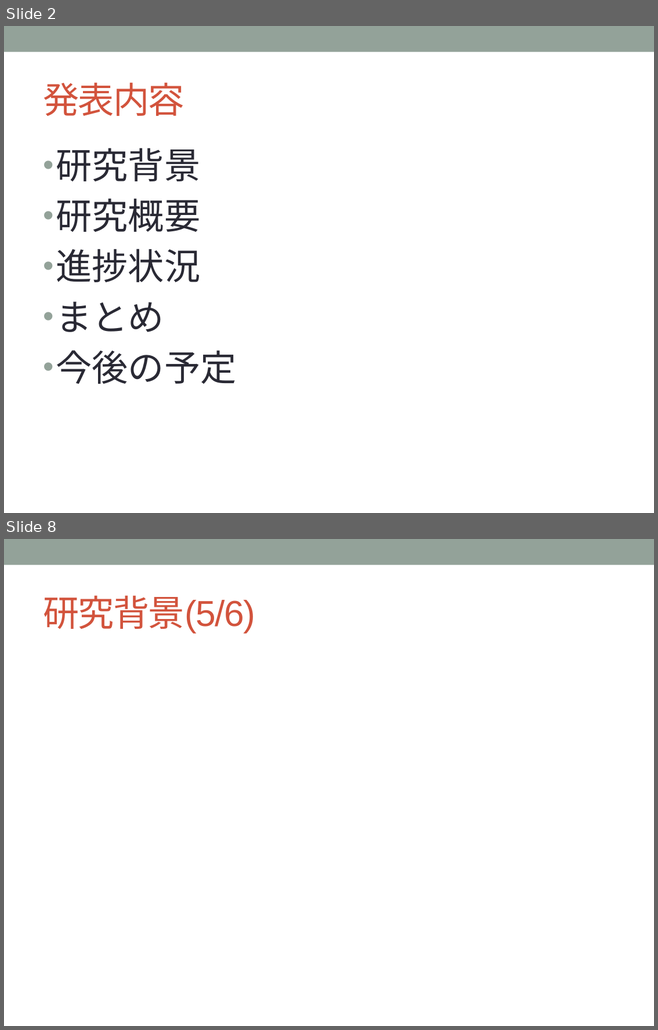
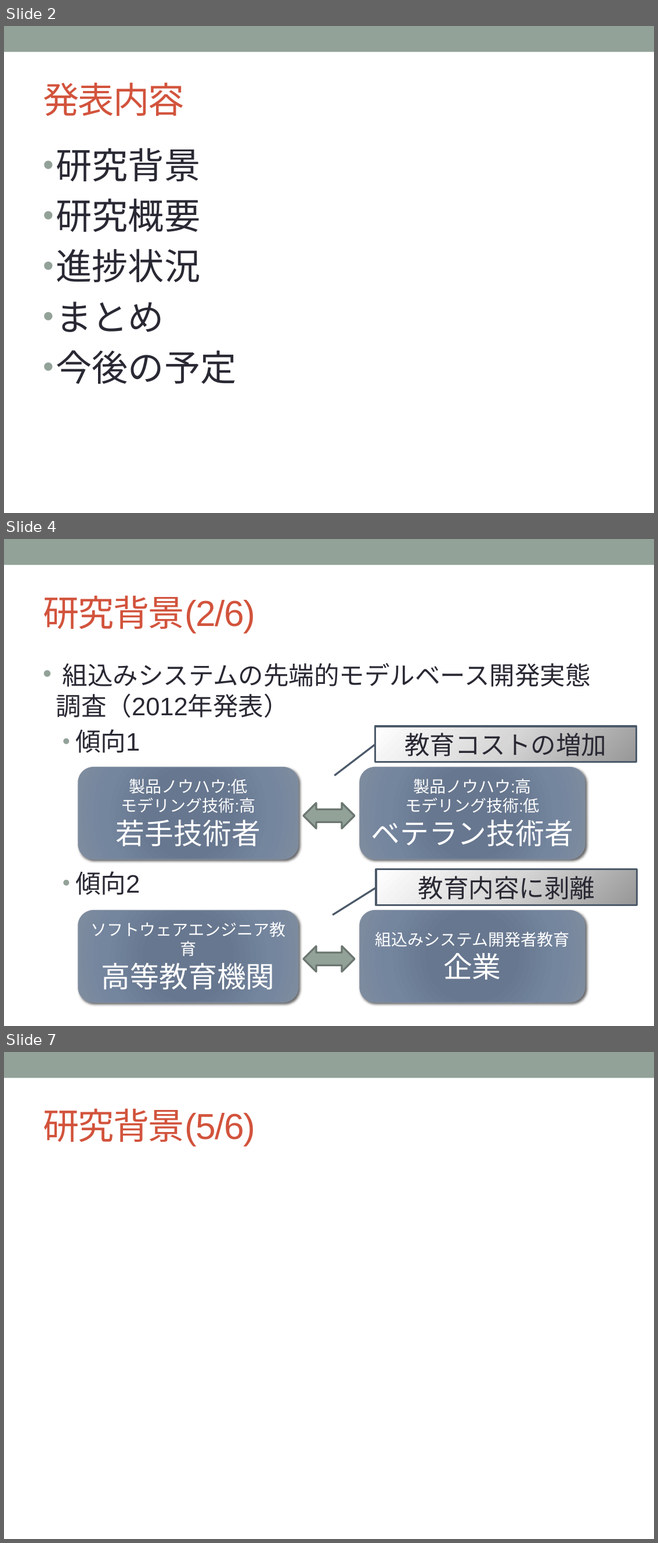
Before and after one commit to YutaNiimura/leJOS-OSEK, a slide deck: 中間発表関連/5I25新村祐太 中間発表スライドver0.1.pptx. Shown one above the other, each under a label of ours: slides 2 and 8 before the commit, slides 2, 4 and 7 after it; the slides between them are not shown. The pictures are 658x1030 and 658x1543 pixels, drawn with LibreOffice and Linux fonts; fonts in the diff are those of the drawing. Boxes give left, top, right and bottom in pixels: in the first picture for what was removed or moved away, otherwise in the second. Text is boxed around its words. In the diff, an @@ line names an element or a change of style, - is before the commit and + after.

```diff
--- a/中間発表関連/5I25新村祐太 中間発表スライドver0.1.pptx
+++ b/中間発表関連/5I25新村祐太 中間発表スライドver0.1.pptx
@@ slide 4 added at (x1=4, y1=539, x2=654, y2=1026), background #FFFFFF; not listed: 1 template element that a slide beside it also shows @@
@@ title added at (x1=43, y1=595, x2=255, y2=634), 40 pt, text #D2533C @@
+研究背景(2/6)
@@ text added at (x1=56, y1=663, x2=590, y2=895), 28 pt, text #292934 @@
+• 組込みシステムの先端的モデルベース開発実態調査（2012年発表）
+  • 傾向1
+  • 傾向2
@@ border callout added at (x1=375, y1=726, x2=636, y2=762), fill gradient #979797 to #D7D7D7 to #FFFFFF, outline #4C5A6A 2.08 pt, 28 pt, text #292934 @@
+教育コストの増加
@@ rounded rectangle added at (x1=78, y1=767, x2=298, y2=859), fill gradient #677790 to #68788E to #74869F to #808DA0, outline #808DA0 0.75 pt, 18 pt, text #FFFFFF @@
+製品ノウハウ:低
+モデリング技術:高
+若手技術者
@@ rounded rectangle added at (x1=360, y1=767, x2=584, y2=859), fill gradient #677790 to #68788E to #74869F to #808DA0, outline #808DA0 0.75 pt, 18 pt, text #FFFFFF @@
+製品ノウハウ:高
+モデリング技術:低
+ベテラン技術者
@@ left right arrow added at (x1=303, y1=803, x2=355, y2=828), fill #93A299, outline #6D7871 2.08 pt @@
@@ border callout added at (x1=376, y1=870, x2=637, y2=906), fill gradient #979797 to #D7D7D7 to #FFFFFF, outline #4C5A6A 2.08 pt, 28 pt, text #292934 @@
+教育内容に剥離
@@ rounded rectangle added at (x1=78, y1=911, x2=298, y2=1003), fill gradient #677790 to #68788E to #74869F to #808DA0, outline #808DA0 0.75 pt, 18 pt, text #FFFFFF @@
+ソフトウェアエンジニア教育
+高等教育機関
@@ rounded rectangle added at (x1=360, y1=911, x2=584, y2=1003), fill gradient #677790 to #68788E to #74869F to #808DA0, outline #808DA0 0.75 pt, 18 pt, text #FFFFFF @@
+組込みシステム開発者教育
+企業
@@ left right arrow added at (x1=303, y1=946, x2=355, y2=972), fill #93A299, outline #6D7871 2.08 pt @@
@@ what was slide 8 is now slide 7 @@
```
Also in this commit, not shown: 7 slides changed, 2 slides removed, 5 other files.
